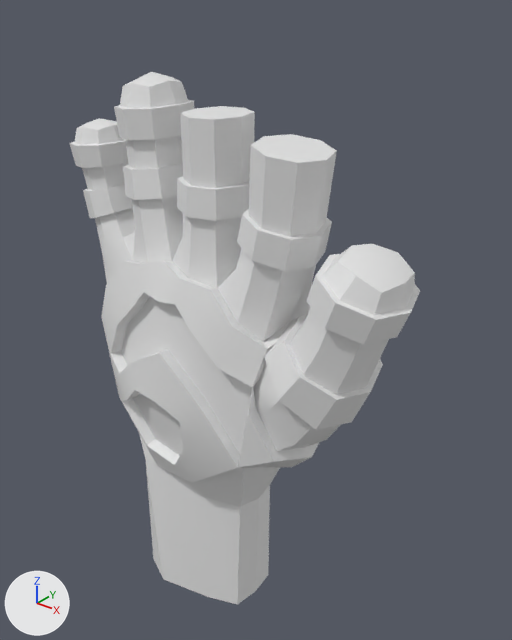
The Blender file Content/Assets/fingerPistol3.blend: old version first, new version second.
Camera for both pictures: a 50 mm camera at (15.5, -17.9, 18.4) aimed at (0.2, 1.2, 6.6). Arrows for +X, +Y and +Z are at lower left; the lights stay in place.
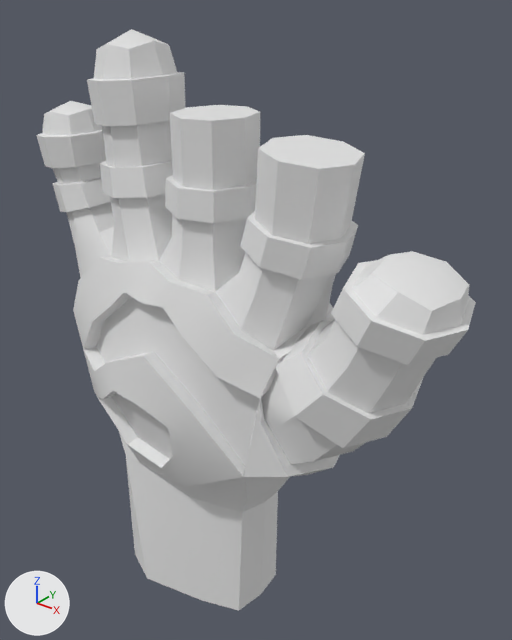
Pixel boxes [x1, y1, x2, y2] of what changed, in the pictures (512 x 640 px; the box of a moved part takes in the faces that stretch with it):
'Object', reshaped, rescaled (26% wider, 9% taller): before [70, 72, 420, 605]; after [36, 29, 476, 611]
part 1 of me_cube_001, moved or reshaped: before [70, 72, 194, 191]; after [36, 29, 185, 186]
part 2 of me_cube_001, moved or reshaped: before [184, 388, 289, 483]; after [173, 400, 291, 487]

The change, as a diff of the scene's bpy script:
```diff
--- a/Content/Assets/fingerPistol3.blend.py
+++ b/Content/Assets/fingerPistol3.blend.py
@@ me_cube_001 @@
 # used by ob_object; location = (0.0, 0.0, 0.0)
 # verts and faces of me_cube_001; kept vertices keep their numbers, new ones are numbered from 552
 # before: 455 (2.0, -2.1, 2.5) at pixel (237, 467), 531 (2.6, -2.2, 5.0) at pixel (248, 413)
-me_cube_001.from_pydata(...)  # 552 vertices, 1106 faces; spans x -7.6..7.2, y -2.8..2.8, z -6.0..15.4
+me_cube_001.from_pydata(...)  # 556 vertices, 1106 faces; spans x -7.6..7.2, y -2.8..2.8, z -6.0..16.8
+# me_cube_001 part 1
+# 13 vertices in x -7.2..-2.4, y -1.4..1.4, z 13.2..13.4 move by (0.0, 0.0, 0.4)
+# 12 vertices in x -7.3..-5.2, y -1.2..1.2, z 12.6..12.8 move by (0.0, 0.0, 0.2)
+# 11 vertices in x -4.5..-2.1, y -1.3..1.3, z 14.3..14.5 move by (0.0, 0.0, 0.9)
+# 10 vertices in x -7.0..-5.5, y -1.1..1.1, z 11.8..12.0 move by (0.0, 0.0, -0.2)
+# 9 vertices in x -6.4..-2.1, y -1.2..1.2, z 13.3..13.5 move by (0.0, 0.0, 0.5)
+# 6 vertices in x -7.6..-5.6, y -0.8..0.7, z 11.1..12.7 move by (0.0, 0.0, 0.1)
+# 25 vertices move from x -7.4..-2.6, y -1.5..1.5, z 11.2..15.4 to x -7.4..-2.6, y -1.5..1.5, z 11.2..16.8
+# me_cube_001 part 2
+verts[455] = (2.0, -2.0, 2.5)  # moved, pixel (243, 477)
+verts[531] = (2.6, -1.9, 5.0)  # moved, pixel (260, 422)
@@ ob_object @@
 ob_object.location = (0.0, 0.0, 0.0)
+ob_object.scale = (1.25, 1.2, 1.0)
```
